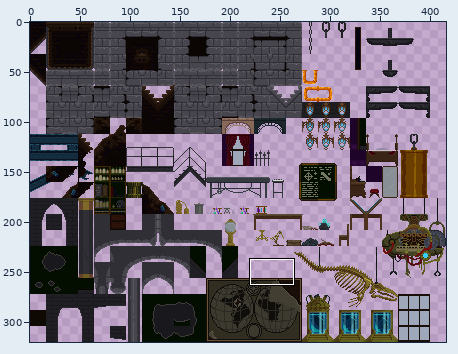
File history of a sprite sheet, Assets/Sprites/TileSets/Lab/Lab.png. Above, an overview of the earlier version with the close-up marked.
Close-up. First the earlier version:
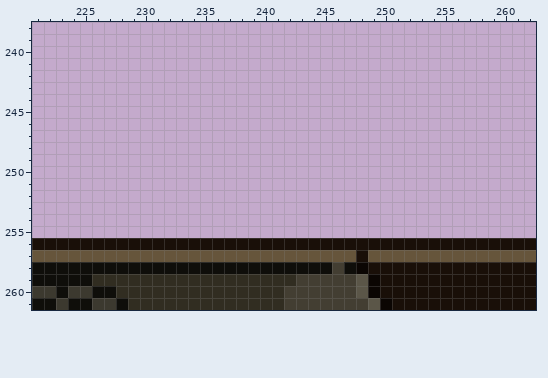
The file is 416x320 pixels. Colours within 5 levels of each other are drawn and written as one. Shown: x 221..262, y 238..261.
Now the later version:
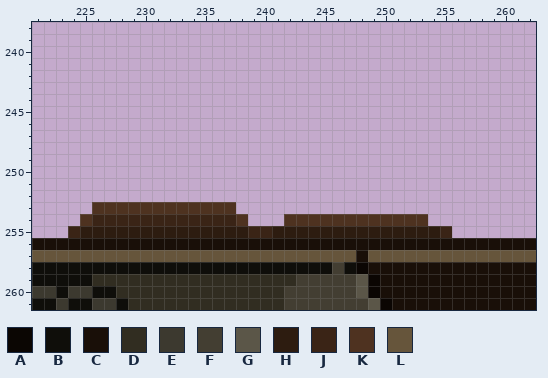
Palette (. is transparent): A #0b0603  B #0f0e0a  C #190f08  D #312d21  E #3c392f  F #433e32  G #5b5648  H #2d1c10  J #3a2416  K #4e3220  L #66553b
The exact change:
The edit adds colour H in row 255 at x 225 to 238 and 241 to 254.
The edit adds colour J in row 254 at x 226 to 237; in row 255 at x 224, 239 to 240 and 255.
The edit adds colour K in row 253 at x 226 to 237; in row 254 at x 225, 238 and 242 to 253.
Changed places in both close-ups, as pixel boxes (x1, y1, x2, y2):
added: (68, 202, 452, 238)
